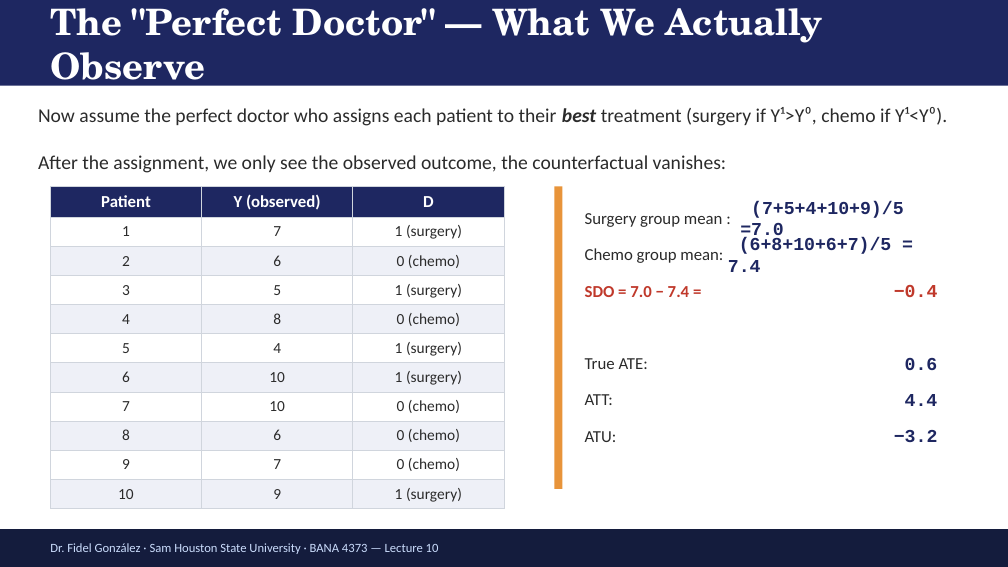
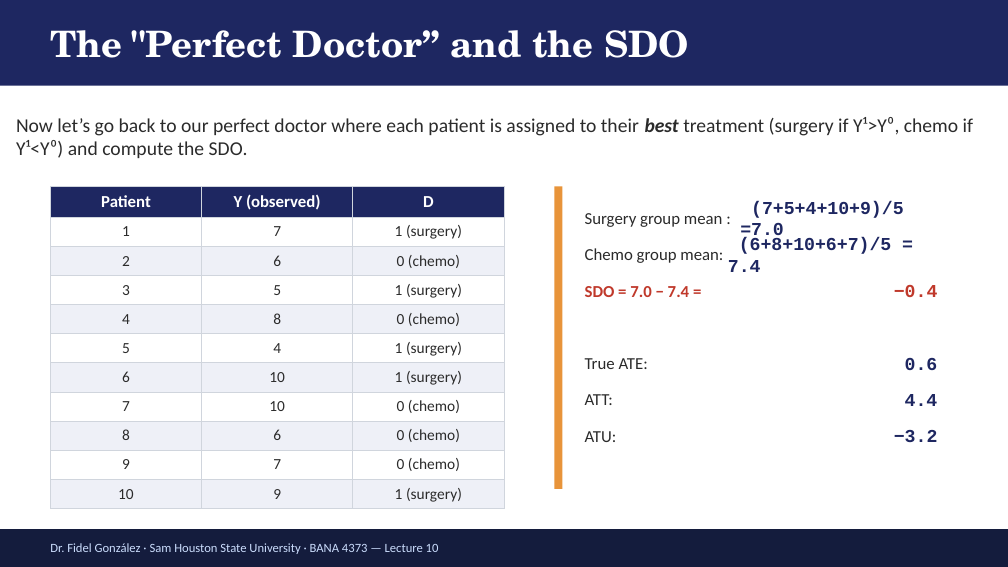
Before and after one commit to FidelGo/BANA4373-sp26, a slide deck: slide 16 of Lectures/Lecture_11/ECON4370 Lecture10 Potential Outcomes [Autosaved].pptx (slide 12 before the commit). Drawn at 1008x567 pixels with LibreOffice and Linux fonts; fonts in the diff are those of the drawing. Boxes give left, top, right and bottom in pixels: in the first picture for what was removed or moved away, otherwise in the second. Text is boxed around its words. In the diff, an @@ line names an element or a change of style, - is before the commit and + after.

```diff
--- a/Lectures/Lecture_11/ECON4370 Lecture10 Potential Outcomes [Autosaved].pptx
+++ b/Lectures/Lecture_11/ECON4370 Lecture10 Potential Outcomes [Autosaved].pptx
@@ text at [50,30,689,58]: text changed @@
-The "Perfect Doctor" — What We Actually Observe
+The "Perfect Doctor” and the SDO
@@ text at [16,117,973,158]: text changed @@
-Now assume the perfect doctor who assigns each patient to their best treatment (surgery if Y¹>Y⁰, chemo if Y¹<Y⁰).
-After the assignment, we only see the observed outcome, the counterfactual vanishes:
+Now let’s go back to our perfect doctor where each patient is assigned to their best treatment (surgery if Y¹>Y⁰, chemo if Y¹<Y⁰) and compute the SDO.
```
Also in this commit, not shown: 2 other slides changed, 5 slides added, 4 other files.
